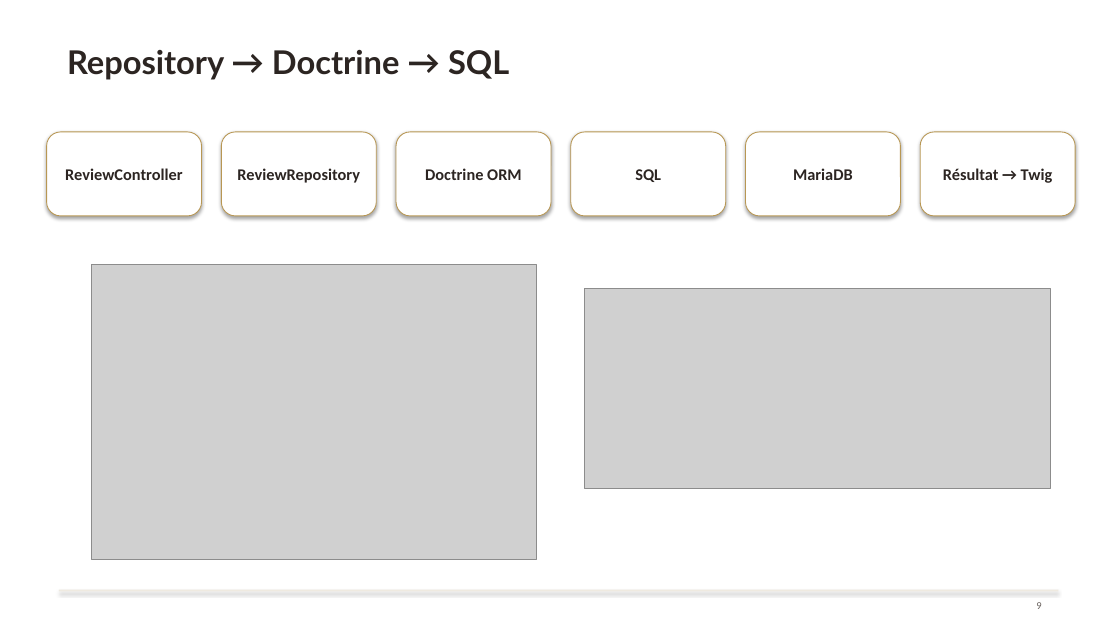
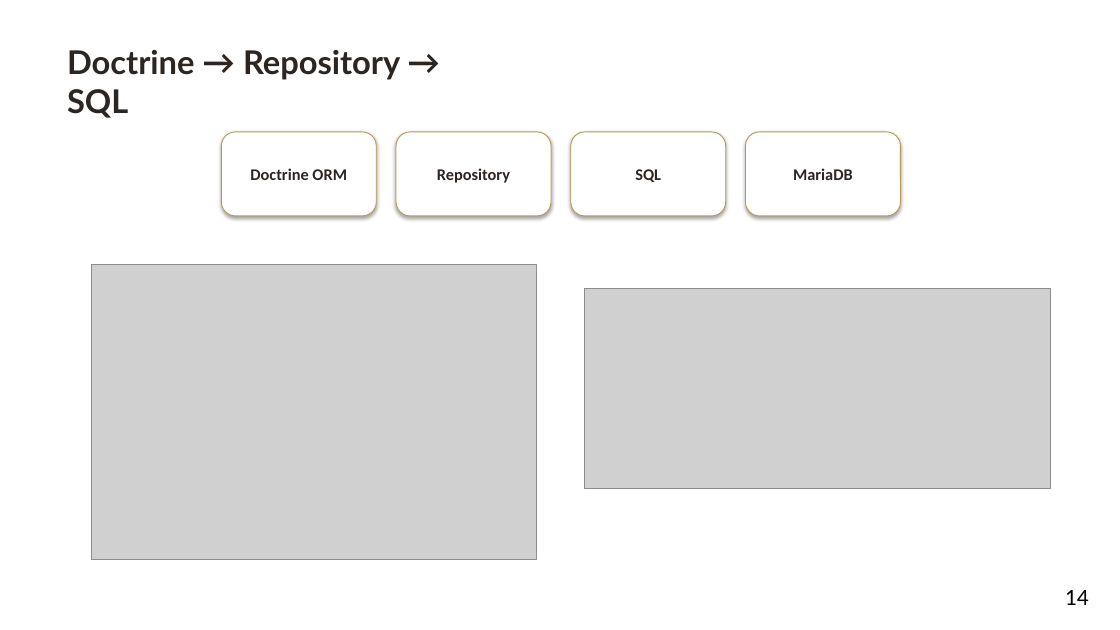
Before and after one commit to aureopires/projet_broderie, a slide deck: slide 14 of assets/docs/Presentation_projet_Symfony_Aureo_Ruffier.pptx (slide 13 before the commit). Drawn at 1120x630 pixels with LibreOffice and Linux fonts; fonts in the diff are those of the drawing; grey boxes stand for pictures; background and template pictures are left out. Boxes give left, top, right and bottom in pixels: in the first picture for what was removed or moved away, otherwise in the second. Text is boxed around its words. In the diff, an @@ line names an element or a change of style, - is before the commit and + after.

```diff
--- a/assets/docs/Presentation_projet_Symfony_Aureo_Ruffier.pptx
+++ b/assets/docs/Presentation_projet_Symfony_Aureo_Ruffier.pptx
@@ text at <box>67,50,400,118</box>: text changed @@
-Repository → Doctrine → SQL
+Doctrine → Repository → SQL
@@ rounded rectangle removed at <box>47,132,202,216</box> @@
-ReviewController
@@ rounded rectangle removed at <box>921,132,1075,216</box> @@
-Résultat → Twig
@@ text in rounded rectangle at <box>250,168,347,180</box>: text changed @@
-ReviewRepository
+Doctrine ORM
@@ text in rounded rectangle at <box>437,168,510,183</box>: text changed @@
-Doctrine ORM
+Repository
@@ rectangle removed at <box>59,590,1059,592</box> @@
@@ page number added at <box>1065,590,1089,605</box>, 20 pt, text #000000 @@
+14
@@ text removed at <box>1036,602,1041,609</box> @@
-9
```
Also in this commit, not shown: 18 other slides changed, 3 slides added, 36 other files.
